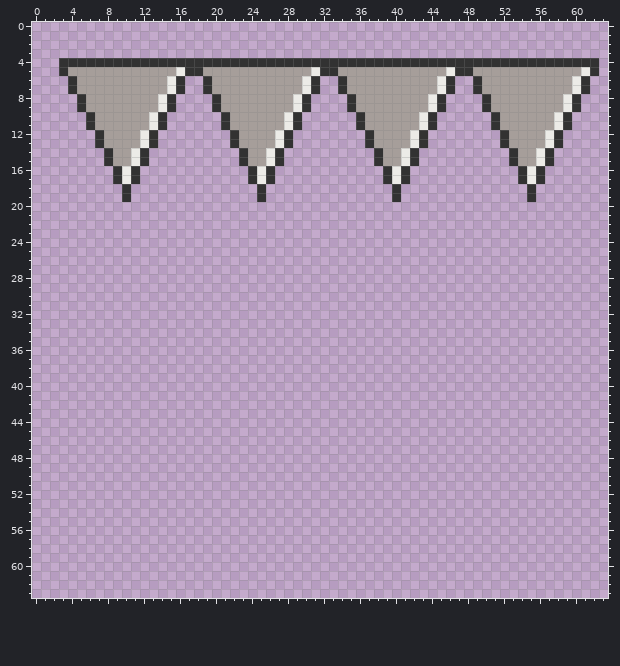
Two states of a pixel-art sprite, assets/piques_plafond.png. Above is the file before it was changed.
The file is 64x64 pixels. The old version is drawn lined up with the new one.
Once edited:
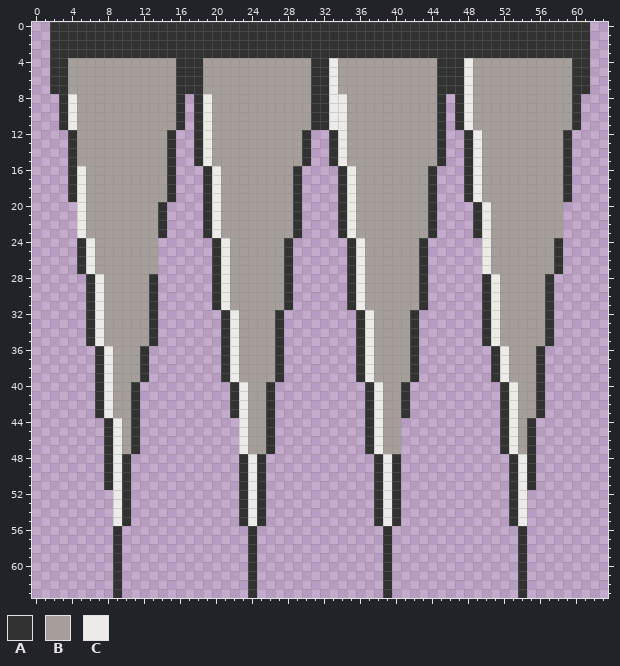
Palette (. is transparent): A #323232  B #a69e9a  C #ecebe7
Edits made:
whole drawing moved by +1,-44 (the old picture is shown already moved)
Changed rows in their new state; - is an unchanged pixel.
first column x 2:
 0 AAAAAAAAAAAAAAAAAAAAAAAAAAAAAAAAAAAAAAAAAAAAAAAAAAAAAAAAAAAA-
 1 AAAAAAAAAAAAAAAAAAAAAAAAAAAAAAAAAAAAAAAAAAAAAAAAAAAAAAAAAAAA-
 2 AAAAAAAAAAAAAAAAAAAAAAAAAAAAAAAAAAAAAAAAAAAAAAAAAAAAAAAAAAAA-
 3 AAAAAAAAAAAAAAAAAAAAAAAAAAAAAAAAAAAAAAAAAAAAAAAAAAAAAAAAAAAA-
 4 A-BBBBBBBBBBBB---BBBBBBBBBBBB--CBBBBBBBBBBB---CBBBBBBBBBBB--.
 5 A-------------A--------------A-C-----------AA-C-----------AA.
 6 AAB----------B-AAB----------B-ACB----------A-ACB----------A--
 7 AAB----------B-AAB----------B-ACB----------A-ACB----------A--
 8 -ACB--------BBA-ACB--------BBAACCB--------B--ACBB--------B---
 9 -ACB--------BBA-ACB--------BBAACCB--------B--ACBB--------B---
10 -ACBB------BBBA-ACBB------BBBAACCBB------BBA-ACBBB------BBA--
11 -ACBB------BBBA-ACBB------BBBAACCBB------BBA-ACBBB------BBA--
12 --ABBB----BBBA--ACBBB----BBBA--ACBBB----BBBA--ACBBB----BBA---
13 --ABBB----BBBA--ACBBB----BBBA--ACBBB----BBBA--ACBBB----BBA---
14 --ABBBB--BBBBA--ACBBBB--BBBBA--ACBBBB--BBBBA--ACBBBB--BBBA---
15 --ABBBB--BBBBA--ACBBBB--BBBBA--ACBBBB--BBBBA--ACBBBB--BBBA---
16 --ACBBBBBBBBBA---ACBBBBBBBBA----ACBBBBBBBBA---ACBBBBBBBBBA---
17 --ACBBBBBBBBBA---ACBBBBBBBBA----ACBBBBBBBBA---ACBBBBBBBBBA---
18 --ACBBBBBBBBBA---ACBBBBBBBBA----ACBBBBBBBBA---ACBBBBBBBBBA---
19 --ACBBBBBBBBBA---ACBBBBBBBBA----ACBBBBBBBBA---ACBBBBBBBBBA---
20 ---CBBBBBBBBA----ACBBBBBBBBA----ACBBBBBBBBA----ACBBBBBBBB----
21 ---CBBBBBBBBA----ACBBBBBBBBA----ACBBBBBBBBA----ACBBBBBBBB----
22 ---CBBBBBBBBA----ACBBBBBBBBA----ACBBBBBBBBA----ACBBBBBBBB----
23 ---CBBBBBBBBA----ACBBBBBBBBA----ACBBBBBBBBA----ACBBBBBBBB----
24 ---ACBBBBBBB------ACBBBBBBA------ACBBBBBBA------CBBBBBBBA----
25 ---ACBBBBBBB------ACBBBBBBA------ACBBBBBBA------CBBBBBBBA----
26 ---ACBBBBBBB------ACBBBBBBA------ACBBBBBBA------CBBBBBBBA----
27 ---ACBBBBBBB------ACBBBBBBA------ACBBBBBBA------CBBBBBBBA----
28 ----ACBBBBBA------ACBBBBBBA------ACBBBBBBA------ACBBBBBA-----
29 ----ACBBBBBA------ACBBBBBBA------ACBBBBBBA------ACBBBBBA-----
30 ----ACBBBBBA------ACBBBBBBA------ACBBBBBBA------ACBBBBBA-----
31 ----ACBBBBBA------ACBBBBBBA------ACBBBBBBA------ACBBBBBA-----
32 ----ACBBBBBA-------ACBBBBA--------ACBBBBA-------ACBBBBBA-----
33 ----ACBBBBBA-------ACBBBBA--------ACBBBBA-------ACBBBBBA-----
34 ----ACBBBBBA-------ACBBBBA--------ACBBBBA-------ACBBBBBA-----
35 ----ACBBBBBA-------ACBBBBA--------ACBBBBA-------ACBBBBBA-----
36 -----ACBBBA--------ACBBBBA--------ACBBBBA--------ACBBBA------
37 -----ACBBBA--------ACBBBBA--------ACBBBBA--------ACBBBA------
38 -----ACBBBA--------ACBBBBA--------ACBBBBA--------ACBBBA------
39 -----ACBBBA--------ACBBBBA--------ACBBBBA--------ACBBBA------
40 -----ACBBA----------ACBBA----------ACBBA----------ACBBA------
41 -----ACBBA----------ACBBA----------ACBBA----------ACBBA------
42 -----ACBBA----------ACBBA----------ACBBA----------ACBBA------
43 -----ACBBA----------ACBBA----------ACBBA----------ACBBA------
44 ------ACBA-----------CBBA----------ACBB-----------ACBA-------
45 ------ACBA-----------CBBA----------ACBB-----------ACBA-------
46 ------ACBA-----------CBBA----------ACBB-----------ACBA-------
47 ------ACBA-----------CBBA----------ACBB-----------ACBA-------
48 ------ACA------------ACA------------ACA------------ACA-------
49 ------ACA------------ACA------------ACA------------ACA-------
50 ------ACA------------ACA------------ACA------------ACA-------
51 ------ACA------------ACA------------ACA------------ACA-------
52 -------CA------------ACA------------ACA------------AC--------
53 -------CA------------ACA------------ACA------------AC--------
54 -------CA------------ACA------------ACA------------AC--------
55 -------CA------------ACA------------ACA------------AC--------
56 -------A--------------A--------------A--------------A--------
57 -------A--------------A--------------A--------------A--------
58 -------A--------------A--------------A--------------A--------
59 -------A--------------A--------------A--------------A--------
60 -------A--------------A--------------A--------------A--------
61 -------A--------------A--------------A--------------A--------
62 -------A--------------A--------------A--------------A--------
63 -------A--------------A--------------A--------------A--------
Pixel boxes of the changes (left, top, right, bottom) in both pictures:
changed: (50, 22, 599, 598)
